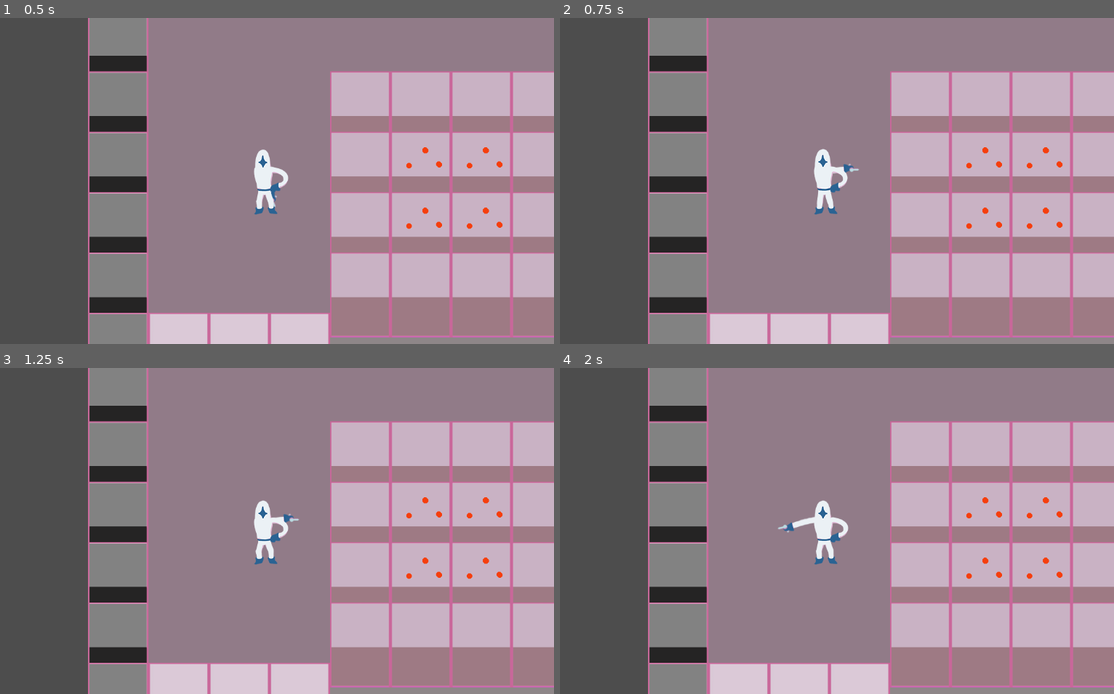
Above: before the commit, frames 1-4 (two rows, left to right).
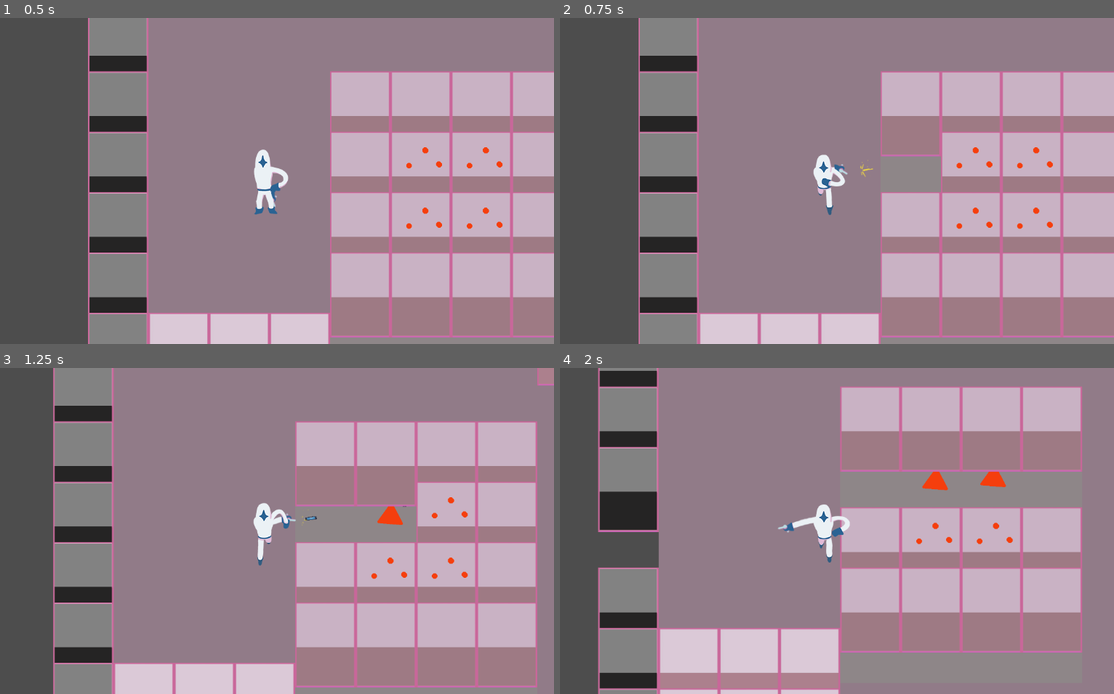
Above: after the commit, the same moments.

Repository: ParisRomane/Scientific_game_jam
Game: Godot game, scene res://scenes/entropy_battle.tscn
Same seed, same stepped clock (60 frames per second), same inputs: the game is played once before the commit and once after it. The engine's default icon, where the game draws it, is replaced by a stand-in: a white triangle on a blue panel in a dark square.
Inputs (mouse positions are in pixels of both pictures, inside the frame that each line leads up to):
- Up to frame 1 (0.5 s): no input
- Up to frame 2 (0.75 s): tap Enter at 0.5 s; move the mouse to (953, 164) at 0.52 s; press the mouse at (953, 164) at 0.53 s; hold Right (ui_right) from 0.53 s (still down)
- Up to frame 3 (1.25 s): keep holding Right (ui_right)
- Up to frame 4 (2 s): move the mouse to (709, 547) at 1.27 s; release Right (ui_right) at 1.28 s; release the mouse at (709, 547) at 1.28 s; hold Down (ui_down) from 1.28 s (still down); click (709, 547) at 1.35 s

Frame 1 is identical in both runs. In frame 2, 9.5% of the frame differs, in the area x 14-93%, y 0-100%; in frame 3, 21%; in frame 4, 47%, in the area x 6-100%, y 0-100%.
Error before the commit: Parse Error: Could not preload resource file "res://scenes/bullet.tscn". (res://scripts/Player.gd:5)

Commit message:
Fixed: player should be in group "Player"

Diff:
--- a/scenes/bullet.tscn
+++ b/scenes/bullet.tscn
@@ -10,13 +10,9 @@
 script = ExtResource("1")
 
 [node name="Sprite2D" type="Sprite2D" parent="."]
-position = Vector2(0.25, 0.25)
-scale = Vector2(0.321429, 0.357143)
+position = Vector2(-9.53674e-07, 0)
+scale = Vector2(0.178048, 0.0498047)
 texture = ExtResource("2_yesb6")
-hframes = 3
-vframes = 6
-frame = 6
 
 [node name="CollisionShape2D" type="CollisionShape2D" parent="."]
-position = Vector2(0.255276, 0.234693)
-shape = SubResource("1")
+shape = SubResource("RectangleShape2D_06i1y")
--- a/scenes/player.tscn
+++ b/scenes/player.tscn
@@ -97,7 +97,7 @@
 "speed": 15.0
 }]
 
-[node name="Player" type="CharacterBody2D"]
+[node name="Player" type="CharacterBody2D" groups=["Player"]]
 script = ExtResource("1_tldf4")
 
 [node name="CollisionShape2D" type="CollisionShape2D" parent="."]
Not shown: 1 places in scenes/player.tscn that only renumber resources
